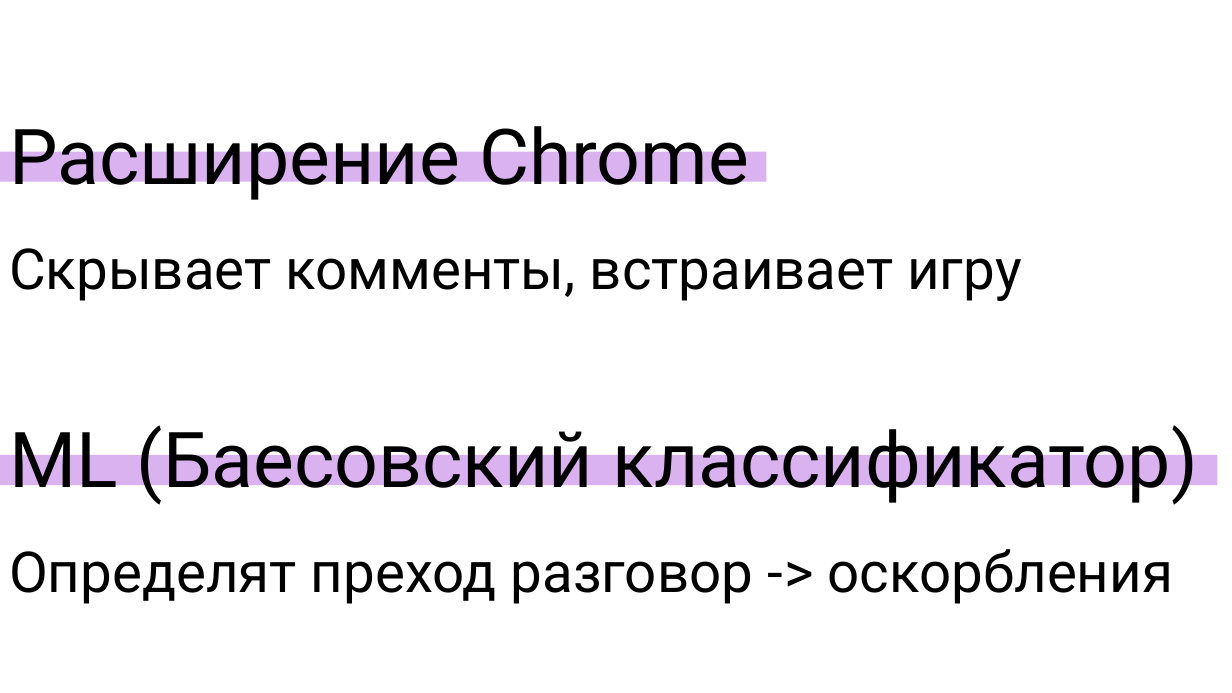
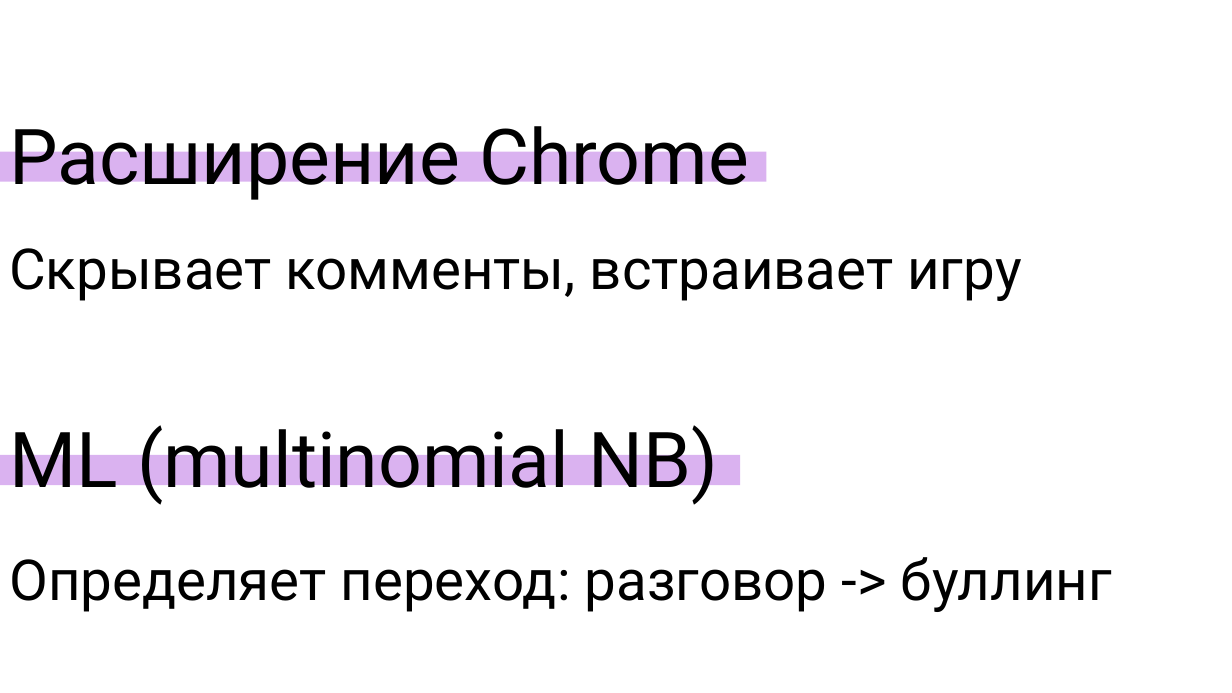
Before and after one commit to VsevolodTrofimov/veil, a slide deck: slide 19 of Veil2.pptx. Drawn at 1232x693 pixels with LibreOffice and Linux fonts; fonts in the diff are those of the drawing. Boxes give left, top, right and bottom in pixels: in the first picture for what was removed or moved away, otherwise in the second. Text is boxed around its words. In the diff, an @@ line names an element or a change of style, - is before the commit and + after.

```diff
--- a/Veil2.pptx
+++ b/Veil2.pptx
@@ text at bbox=[9, 425, 718, 505]: text changed @@
-МL (Баесовский классификатор)
+МL (multinomial NB)
@@ rectangle: place and size @@
-rectangle at bbox=[0, 455, 1218, 485]
+rectangle at bbox=[0, 455, 740, 485]
@@ text at bbox=[9, 557, 1112, 612]: text changed @@
-Определят преход разговор -> оскорбления
+Определяет переход: разговор -> буллинг
```
Also in this commit, not shown: 1 other slide changed, 3 other files.
